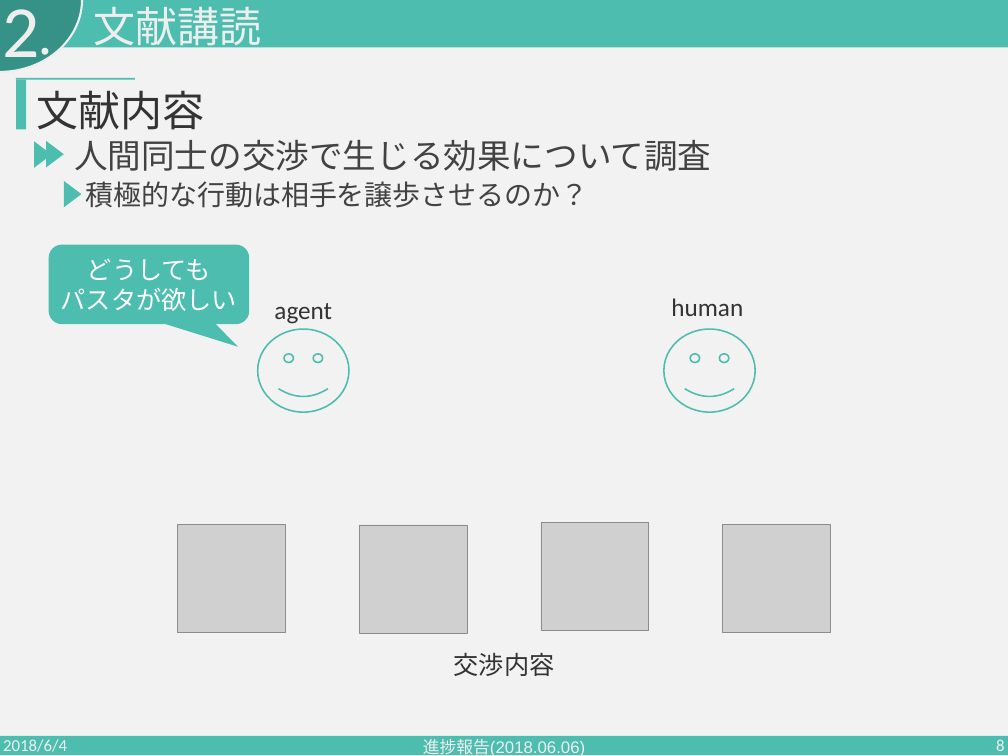
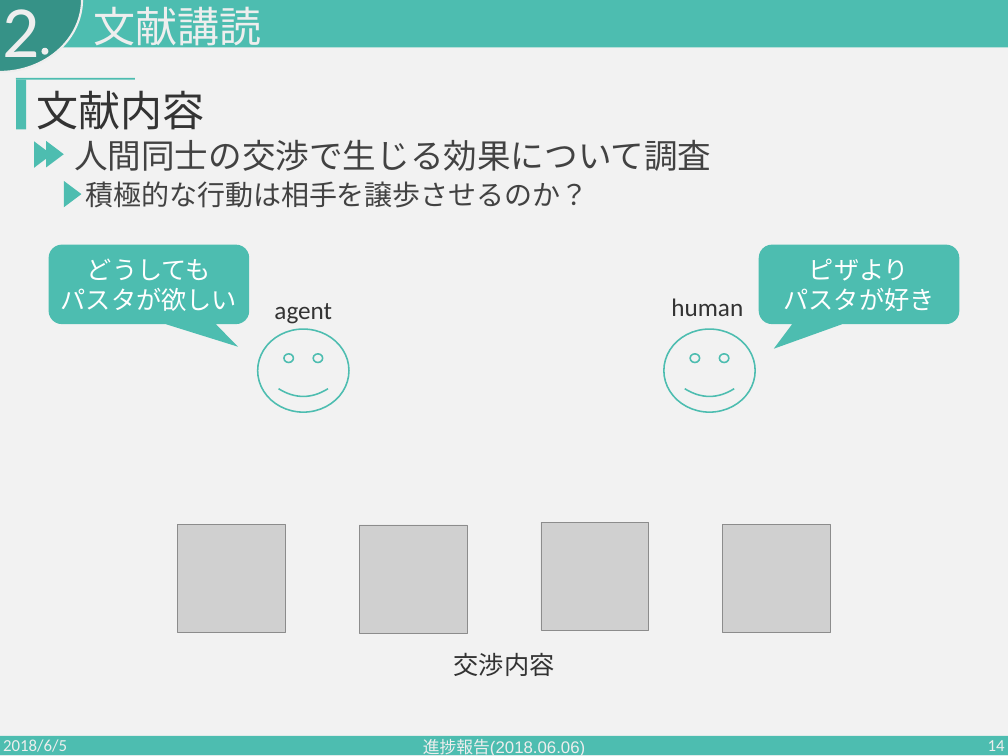
Before and after one commit to PajamaDrive/presentation, a slide deck: slide 14 of seminar2018.06.06.pptx (slide 8 before the commit). Drawn at 1008x756 pixels with LibreOffice and Linux fonts; fonts in the diff are those of the drawing; grey boxes stand for pictures. Boxes give left, top, right and bottom in pixels: in the first picture for what was removed or moved away, otherwise in the second. Text is boxed around its words. In the diff, an @@ line names an element or a change of style, - is before the commit and + after.

```diff
--- a/seminar2018.06.06.pptx
+++ b/seminar2018.06.06.pptx
@@ rounded speech box added at (759,244,959,324), fill #4DBDB0, 36 pt, text #FFFFFF @@
+ピザより
+パスタが好き
@@ text at (3,739,67,756): text changed @@
-2018/6/4
+2018/6/5
@@ page number at (988,740,1005,756): text changed @@
-8
+14
```
Also in this commit, not shown: 8 other slides changed, 6 slides added.
